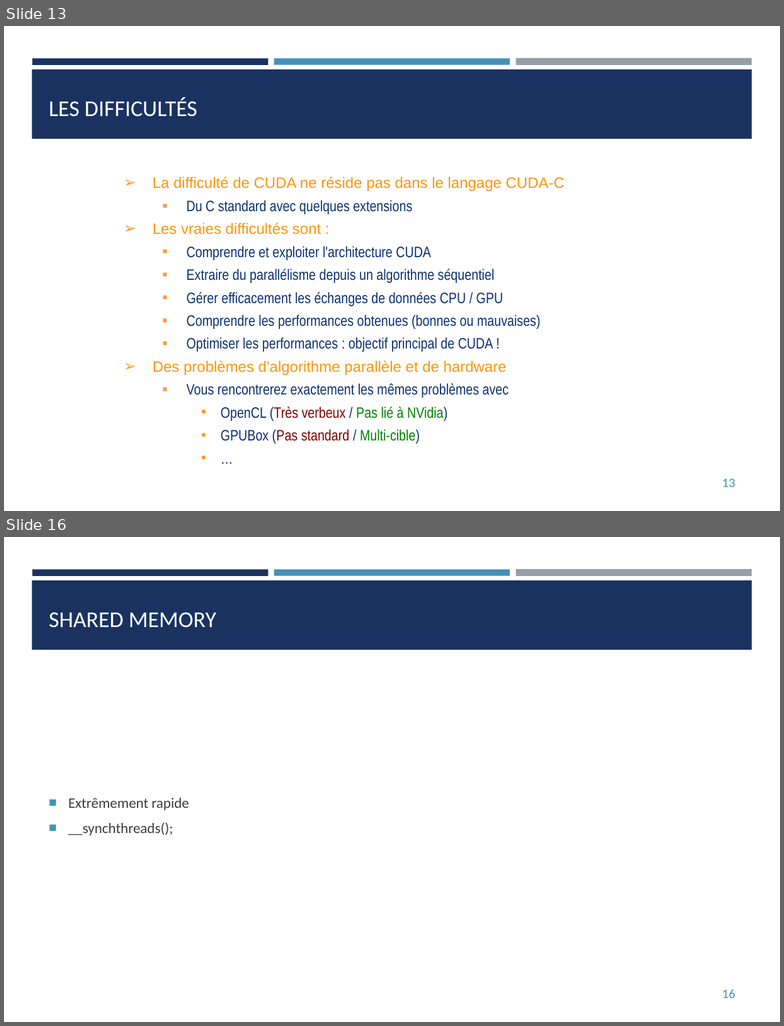
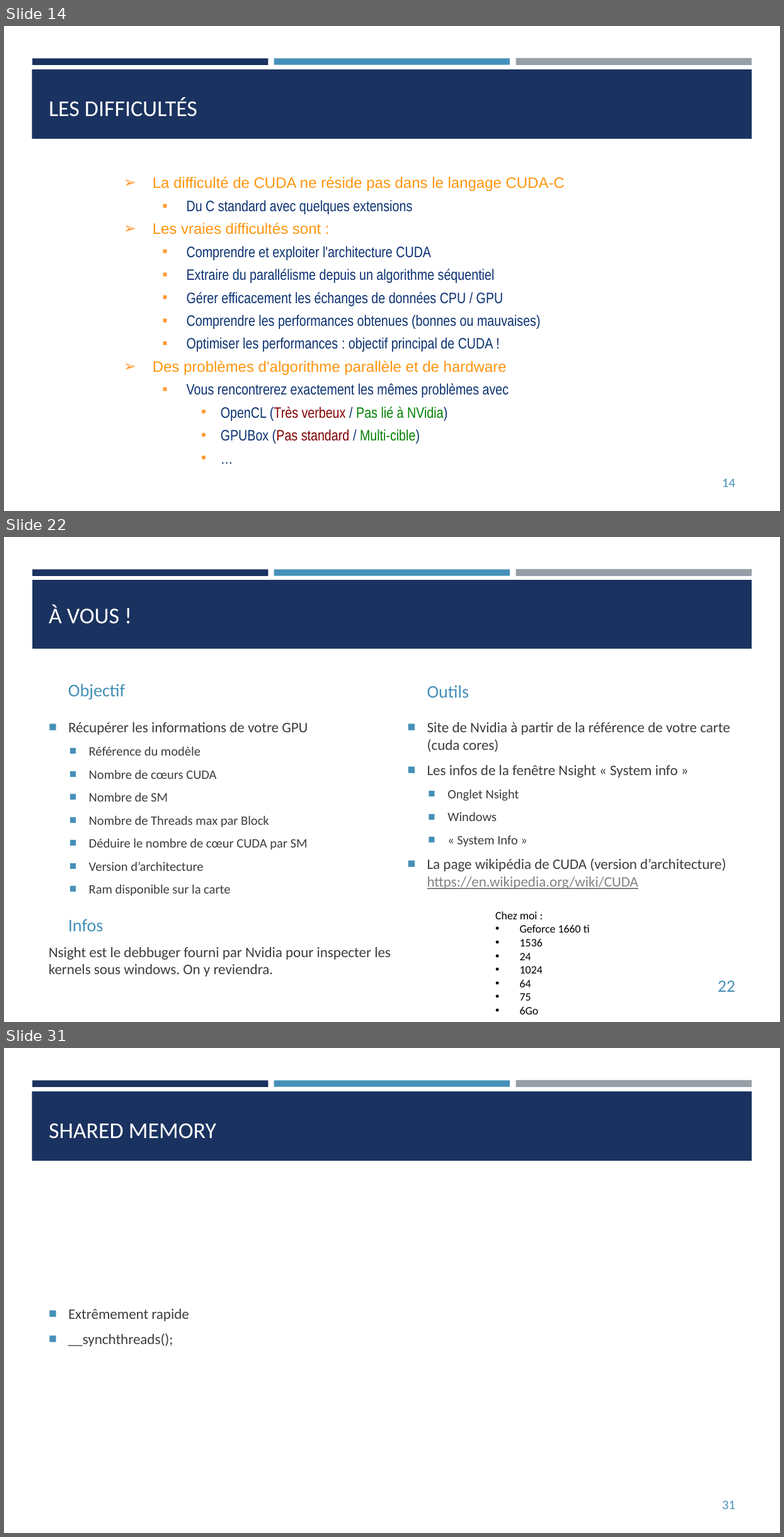
Before and after one commit to franckginguene/hpc_formation_scalian, a slide deck: Diapos/HPC_CUDA.pptx. Shown one above the other, each under a label of ours: slides 13 and 16 before the commit, slides 14, 22 and 31 after it; the slides between them are not shown. The pictures are 784x1026 and 784x1537 pixels, drawn with LibreOffice and Linux fonts; fonts in the diff are those of the drawing. Boxes give left, top, right and bottom in pixels: in the first picture for what was removed or moved away, otherwise in the second. Text is boxed around its words. In the diff, an @@ line names an element or a change of style, - is before the commit and + after.

Commit message:
update CUDA

```diff
--- a/Diapos/HPC_CUDA.pptx
+++ b/Diapos/HPC_CUDA.pptx
@@ slide 22 added at (4, 537, 780, 1022), background #FFFFFF; not listed: 3 template elements that a slide beside it also shows @@
@@ rectangle added at (33, 580, 752, 649), fill #1A3260 @@
@@ title added at (49, 604, 119, 624), 21 pt, text #FFFFFF @@
+À VOUS !
@@ text added at (68, 684, 125, 700), 16.5 pt, text #4590B8 @@
+Objectif
@@ text added at (427, 685, 470, 698), 16.5 pt, text #4590B8 @@
+Outils
@@ text added at (68, 722, 308, 896), 12 pt, text #3D3D3D @@
+■ Récupérer les informations de votre GPU
+  ■ Référence du modèle
+  ■ Nombre de cœurs CUDA
+  ■ Nombre de SM
+  ■ Nombre de Threads max par Block
+  ■ Déduire le nombre de cœur CUDA par SM
+  ■ Version d’architecture
+  ■ Ram disponible sur la carte
@@ text added at (427, 722, 730, 889), 13.5 pt, text #3D3D3D @@
+■ Site de Nvidia à partir de la référence de votre carte (cuda cores)
+■ Les infos de la fenêtre Nsight « System info »
+  ■ Onglet Nsight
+  ■ Windows
+  ■ « System Info »
+■ La page wikipédia de CUDA (version d’architecture)
+  https://en.wikipedia.org/wiki/CUDA
@@ text added at (495, 911, 590, 1015), 10.5 pt, text #000000 @@
+Chez moi :
+• Geforce 1660 ti
+• 1536
+• 24
+• 1024
+• 64
+• 75
+• 6Go
@@ text added at (68, 919, 104, 931), 16.5 pt, text #4590B8 @@
+Infos
@@ text added at (49, 947, 391, 977), 13.5 pt, text #3D3D3D @@
+Nsight est le debbuger fourni par Nvidia pour inspecter les kernels sous windows. On y reviendra.
@@ page number added at (718, 981, 735, 992), 16 pt, text #4590B8 @@
+22
@@ what was slide 13 is now slide 14 @@
@@ page number at (722, 479, 735, 487): text changed @@
-13
+14
@@ what was slide 16 is now slide 31 @@
@@ page number at (722, 1500, 735, 1509): text changed @@
-16
+31
```
Also in this commit, not shown: 4 slides changed, 15 other slides added, 1 slide removed.
